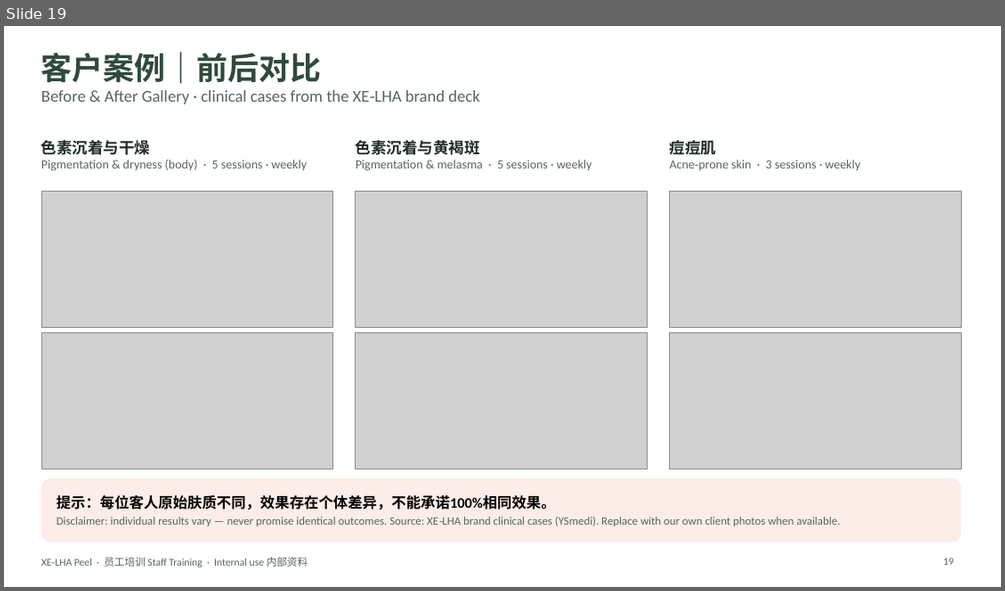
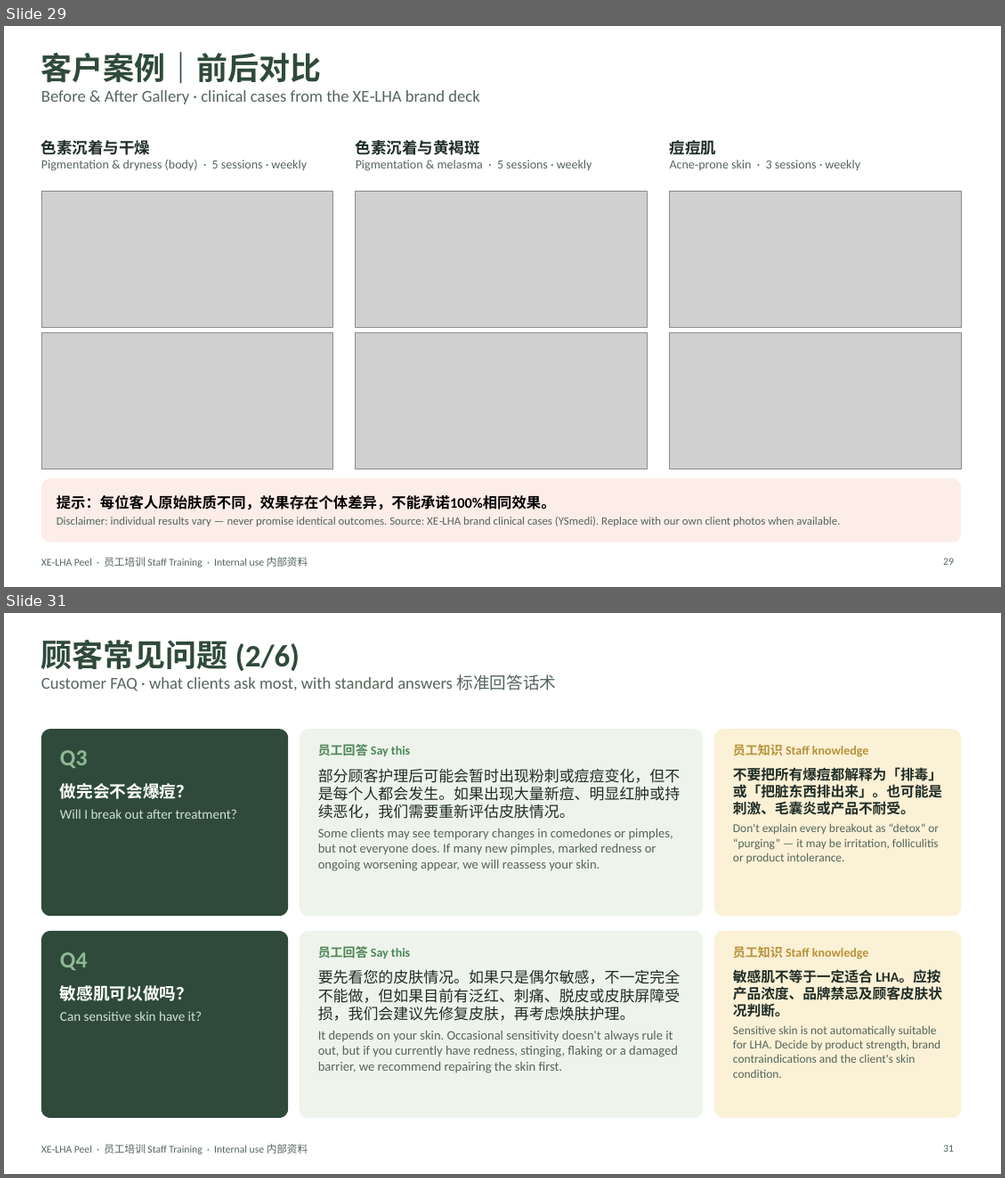
Before and after one commit to wanxinlee/cautious-computing-machine, a slide deck: XE-LHA-Peel-Staff-Training.pptx. Shown one above the other, each under a label of ours: slide 19 before the commit, slides 29 and 31 after it; the slides between them are not shown. The pictures are 1005x591 and 1005x1178 pixels, drawn with LibreOffice and Linux fonts; fonts in the diff are those of the drawing; grey boxes stand for pictures. Boxes give left, top, right and bottom in pixels: in the first picture for what was removed or moved away, otherwise in the second. Text is boxed around its words. In the diff, an @@ line names an element or a change of style, - is before the commit and + after.

```diff
--- a/XE-LHA-Peel-Staff-Training.pptx
+++ b/XE-LHA-Peel-Staff-Training.pptx
@@ slide 31 added at box(4, 613, 1001, 1174), background #FFFFFF; not listed: 1 template element that a slide beside it also shows @@
@@ title added at box(41, 640, 557, 691), 16 pt, text #55665C @@
+顾客常见问题 (2/6)
+Customer FAQ · what clients ask most, with standard answers 标准回答话术
@@ rounded rectangle added at box(41, 729, 288, 916), fill #2F4A3A @@
@@ rounded rectangle added at box(299, 729, 704, 916), fill #EEF4EC @@
@@ text added at box(318, 744, 410, 756), 12 pt, text #4F8559, bold @@
+员工回答 Say this
@@ rounded rectangle added at box(714, 729, 961, 916), fill #FBF1D6 @@
@@ text added at box(733, 744, 869, 757), 12 pt, text #B8923A, bold @@
+员工知识 Staff knowledge
@@ text added at box(60, 750, 88, 768), 22 pt, text #8FB996, bold @@
+Q3
@@ text added at box(318, 768, 680, 871), 12.5 pt, text #55665C @@
+部分顾客护理后可能会暂时出现粉刺或痘痘变化，但不是每个人都会发生。如果出现大量新痘、明显红肿或持续恶化，我们需要重新评估皮肤情况。
+Some clients may see temporary changes in comedones or pimples, but not everyone does. If many new pimples, marked redness or ongoing worsening appear, we will reassess your skin.
@@ text added at box(733, 767, 942, 863), 11.5 pt, text #55665C @@
+不要把所有爆痘都解释为「排毒」或「把脏东西排出来」。也可能是刺激、毛囊炎或产品不耐受。
+Don't explain every breakout as “detox” or “purging” — it may be irritation, folliculitis or product intolerance.
@@ text added at box(60, 783, 237, 819), 13 pt, text #CFE0D2 @@
+做完会不会爆痘？
+Will I break out after treatment?
@@ rounded rectangle added at box(41, 931, 288, 1118), fill #2F4A3A @@
@@ rounded rectangle added at box(299, 931, 704, 1118), fill #EEF4EC @@
@@ rounded rectangle added at box(714, 931, 961, 1118), fill #FBF1D6 @@
@@ text added at box(60, 952, 88, 970), 22 pt, text #8FB996, bold @@
+Q4
@@ text added at box(318, 946, 410, 958), 12 pt, text #4F8559, bold @@
+员工回答 Say this
@@ text added at box(733, 946, 869, 959), 12 pt, text #B8923A, bold @@
+员工知识 Staff knowledge
@@ text added at box(60, 985, 202, 1021), 13 pt, text #CFE0D2 @@
+敏感肌可以做吗？
+Can sensitive skin have it?
@@ text added at box(318, 969, 680, 1073), 12.5 pt, text #55665C @@
+要先看您的皮肤情况。如果只是偶尔敏感，不一定完全不能做，但如果目前有泛红、刺痛、脱皮或皮肤屏障受损，我们会建议先修复皮肤，再考虑焕肤护理。
+It depends on your skin. Occasional sensitivity doesn't always rule it out, but if you currently have redness, stinging, flaking or a damaged barrier, we recommend repairing the skin first.
@@ text added at box(733, 969, 942, 1078), 11.5 pt, text #55665C @@
+敏感肌不等于一定适合 LHA。应按产品浓度、品牌禁忌及顾客皮肤状况判断。
+Sensitive skin is not automatically suitable for LHA. Decide by product strength, brand contraindications and the client's skin condition.
@@ page number added at box(943, 1144, 954, 1151), 10 pt, text #55665C @@
+31
@@ what was slide 19 is now slide 29 @@
```
Also in this commit, not shown: 3 slides changed, 17 other slides added, 2 slides removed.
